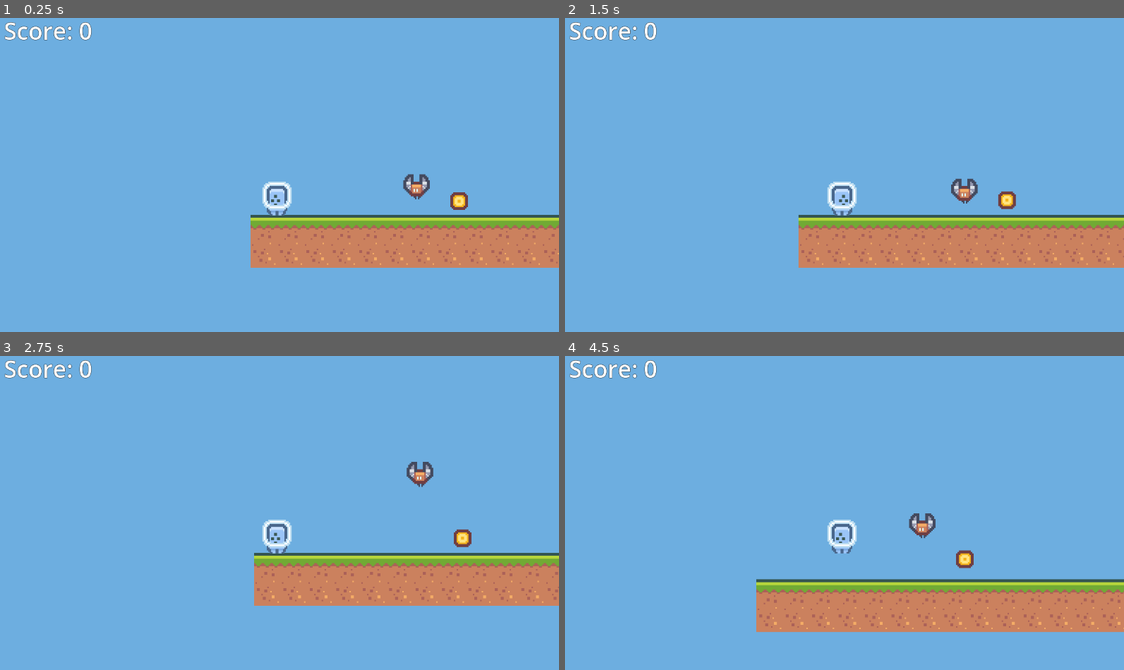
Above: before the commit, frames 1-4 (two rows, left to right).
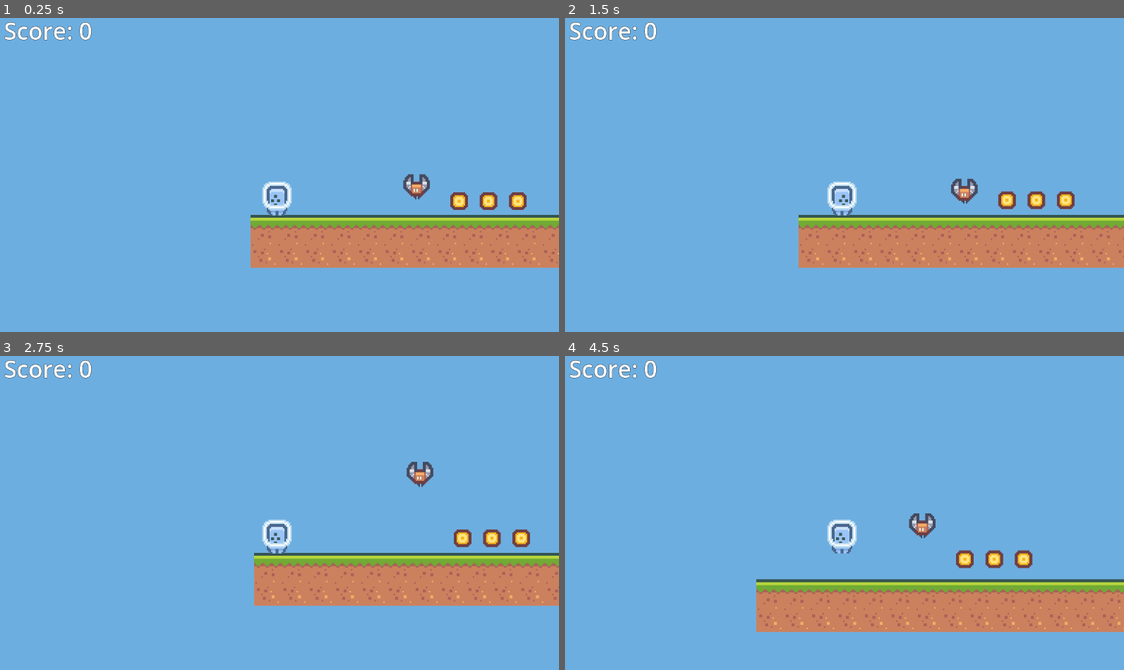
Above: after the commit, the same moments.

Repository: jeffchiudev/Platformer2DProject
Game: Godot game, scene res://Level1.tscn
Same seed, same stepped clock (60 frames per second), same inputs: the game is played once before the commit and once after it.
Inputs:
- Up to frame 1 (0.25 s): no input
- Up to frame 2 (1.5 s): hold Right from 0.53 s (still down); tap Space at 0.77 s
- Up to frame 3 (2.75 s): tap Space at 1.52 s; release Right at 2.03 s; hold Left from 2.03 s (still down)
- Up to frame 4 (4.5 s): release Left at 2.78 s; hold Right 2.78-4.28 s; tap Space at 3.02, 3.77 s; hold Left from 4.28 s (still down)

The runs differ from the first frame. In frame 1, 0.3% of the frame differs, in the area x 85-95%, y 55-62%; in frame 2, 0.3%; in frame 3, 0.3%; in frame 4, 0.4%, in the area x 75-84%, y 61-68%.

Commit message:
duplicate coins and add script logic to update score when coins are collected

Diff:
--- a/Level1.tscn
+++ b/Level1.tscn
@@ -62,3 +62,9 @@
 
 [node name="Coin" parent="." instance=ExtResource("6_lmyl5")]
 position = Vector2(124, -14)
+
+[node name="Coin2" parent="." instance=ExtResource("6_lmyl5")]
+position = Vector2(144, -14)
+
+[node name="Coin3" parent="." instance=ExtResource("6_lmyl5")]
+position = Vector2(164, -14)
--- a/Player.gd
+++ b/Player.gd
@@ -5,6 +5,7 @@
 var gravity : float = 500.0
 
 var score : int = 0
+@onready var score_text : Label = get_node("CanvasLayer/ScoreText")
 
 func _physics_process(delta: float) -> void:
 	if not is_on_floor():
@@ -33,3 +34,4 @@
 
 func add_score (amount):
 	score += amount
+	score_text.text = str("Score: ", score)
